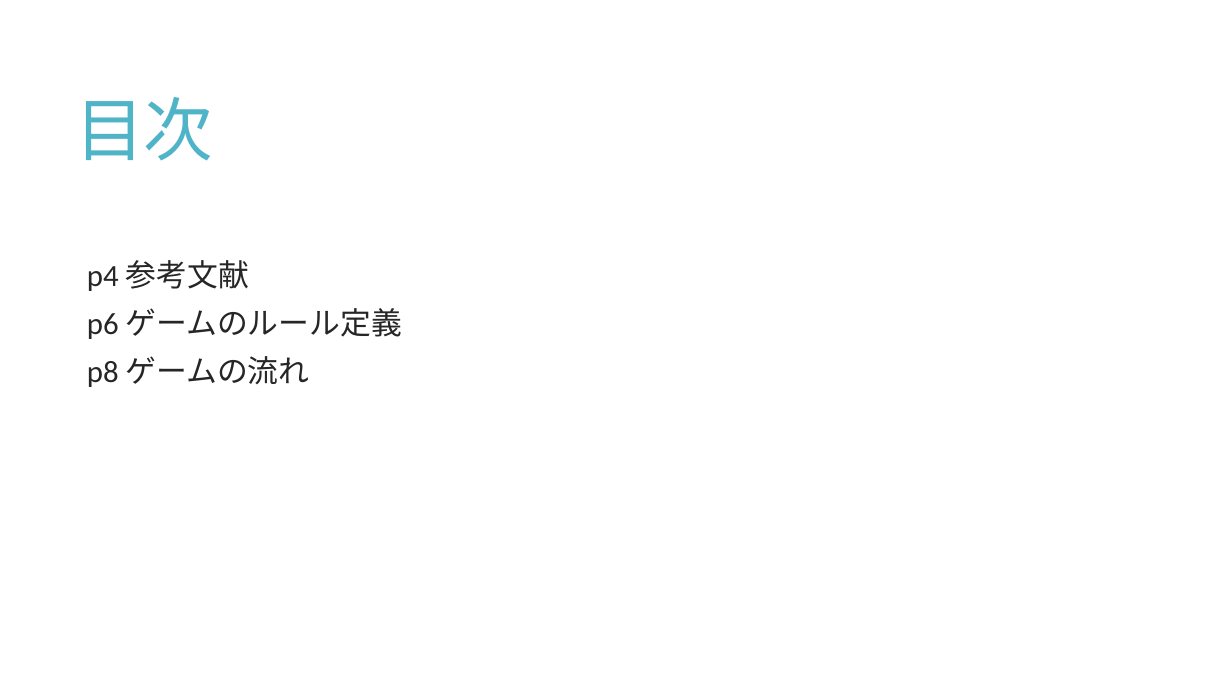
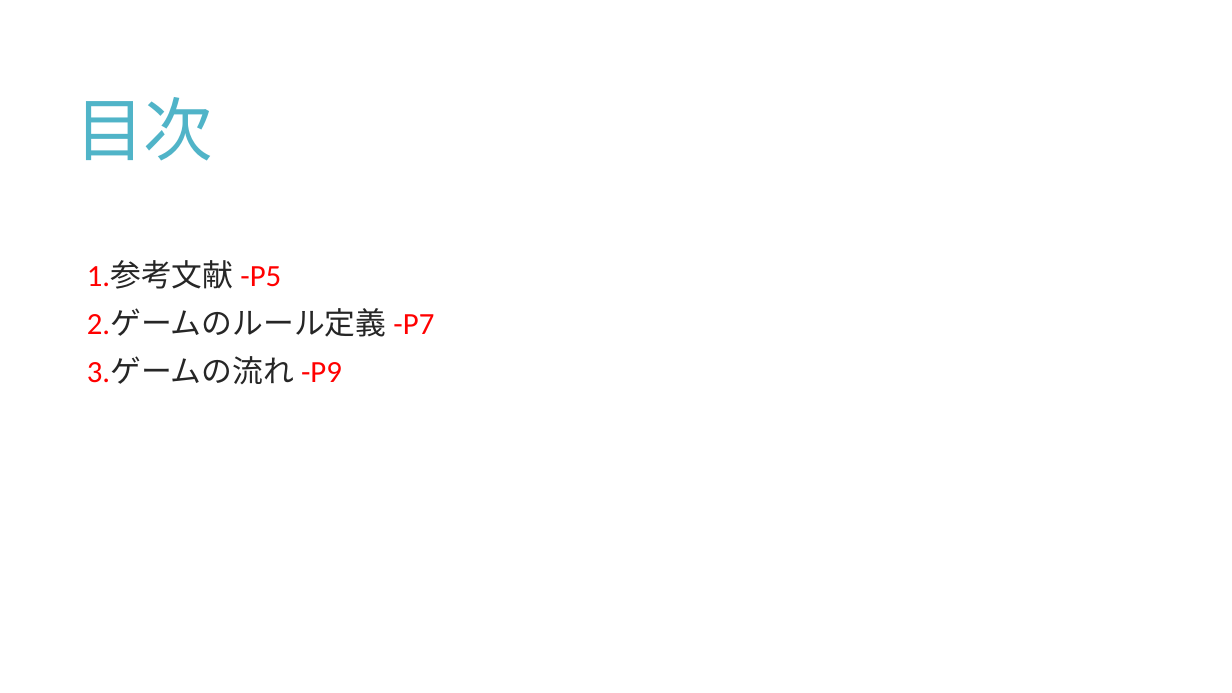
Before and after one commit to masakiishino/Blackjack, a slide deck: slide 4 of Blackjack_Specification.pptx (slide 3 before the commit). Drawn at 1232x693 pixels with LibreOffice and Linux fonts; fonts in the diff are those of the drawing. Boxes give left, top, right and bottom in pixels: in the first picture for what was removed or moved away, otherwise in the second. Text is boxed around its words. In the diff, an @@ line names an element or a change of style, - is before the commit and + after.

```diff
--- a/Blackjack_Specification.pptx
+++ b/Blackjack_Specification.pptx
@@ text at <box>87,260,434,384</box>: text changed @@
-  p4 参考文献
-  p6 ゲームのルール定義
-  p8 ゲームの流れ
+  1.参考文献 -P5
+  2.ゲームのルール定義 -P7
+  3.ゲームの流れ -P9
```
Also in this commit, not shown: 5 other slides changed, 1 slide added, 3 other files.
